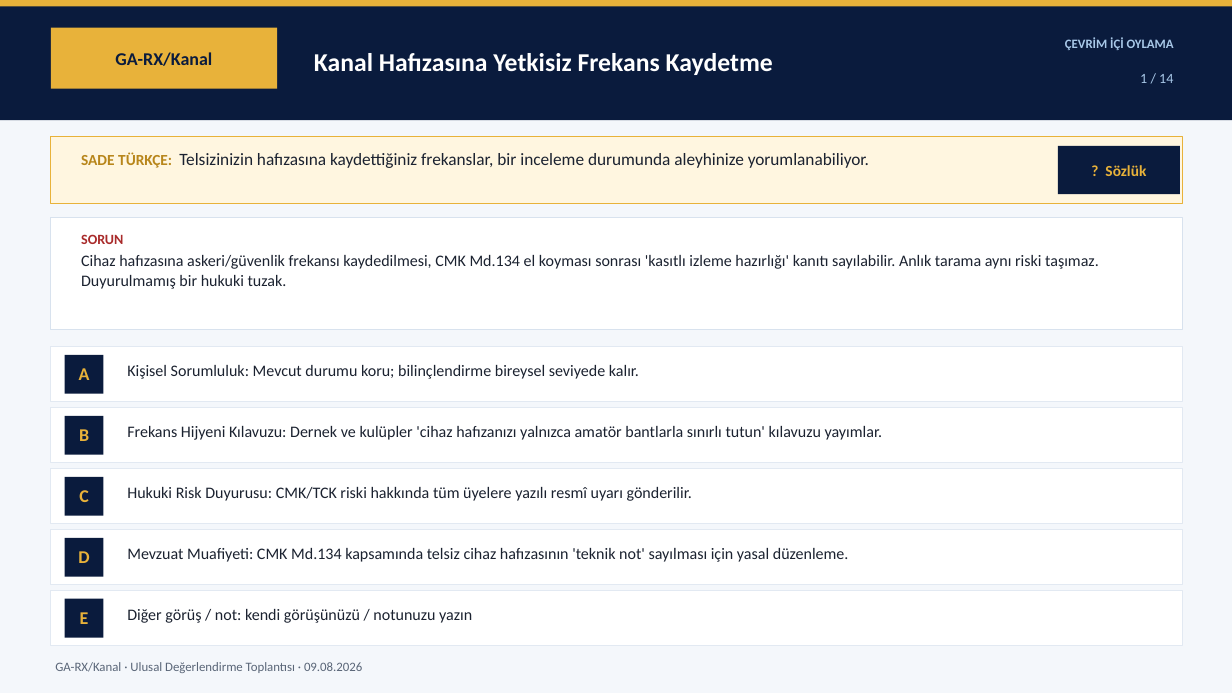
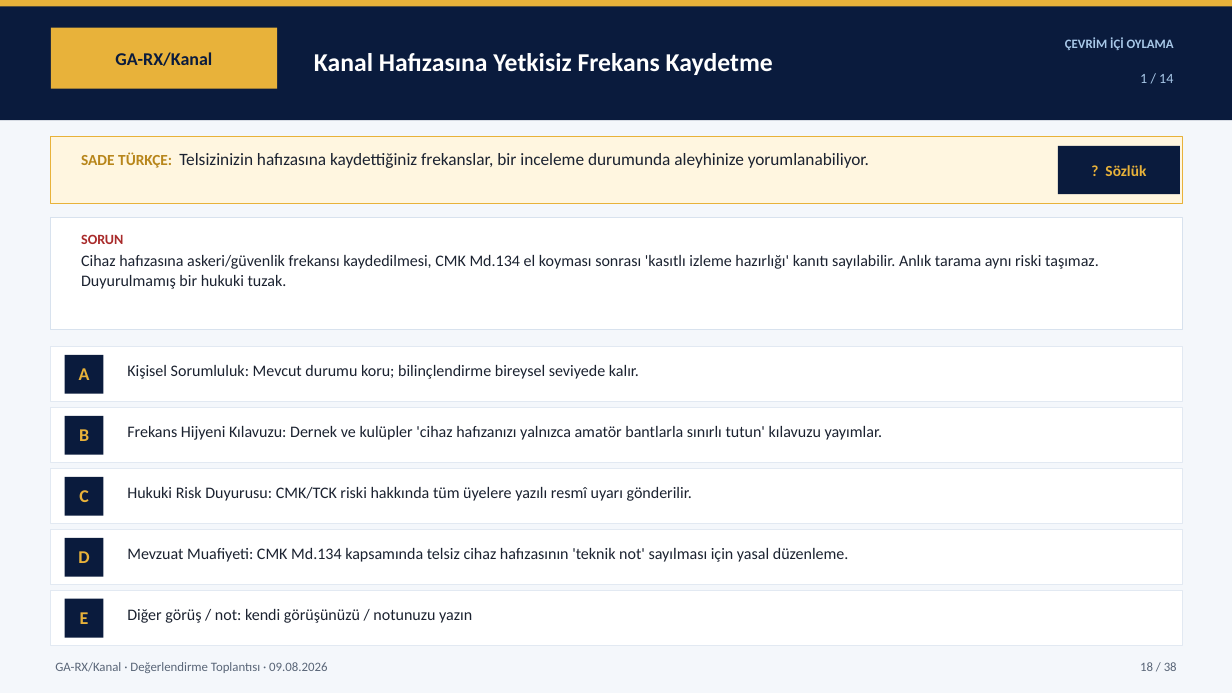
Before and after one commit to TA3HRJ/amator-telsiz-mevzuat, a slide deck: slide 18 of Amator_Telsizcilik_Uzlasi_Oy_Pusulasi_Sunum_v1.3.pptx. Drawn at 1232x693 pixels with LibreOffice and Linux fonts; fonts in the diff are those of the drawing. Boxes give left, top, right and bottom in pixels: in the first picture for what was removed or moved away, otherwise in the second. Text is boxed around its words. In the diff, an @@ line names an element or a change of style, - is before the commit and + after.

```diff
--- a/Amator_Telsizcilik_Uzlasi_Oy_Pusulasi_Sunum_v1.3.pptx
+++ b/Amator_Telsizcilik_Uzlasi_Oy_Pusulasi_Sunum_v1.3.pptx
@@ text at [55, 662, 327, 673]: text changed @@
-GA-RX/Kanal · Ulusal Değerlendirme Toplantısı · 09.08.2026
+GA-RX/Kanal · Değerlendirme Toplantısı · 09.08.2026
@@ text added at [1140, 662, 1177, 671], 10 pt, text #5A6678 @@
+18 / 38
```
Also in this commit, not shown: 37 other slides changed, 2 other files.
